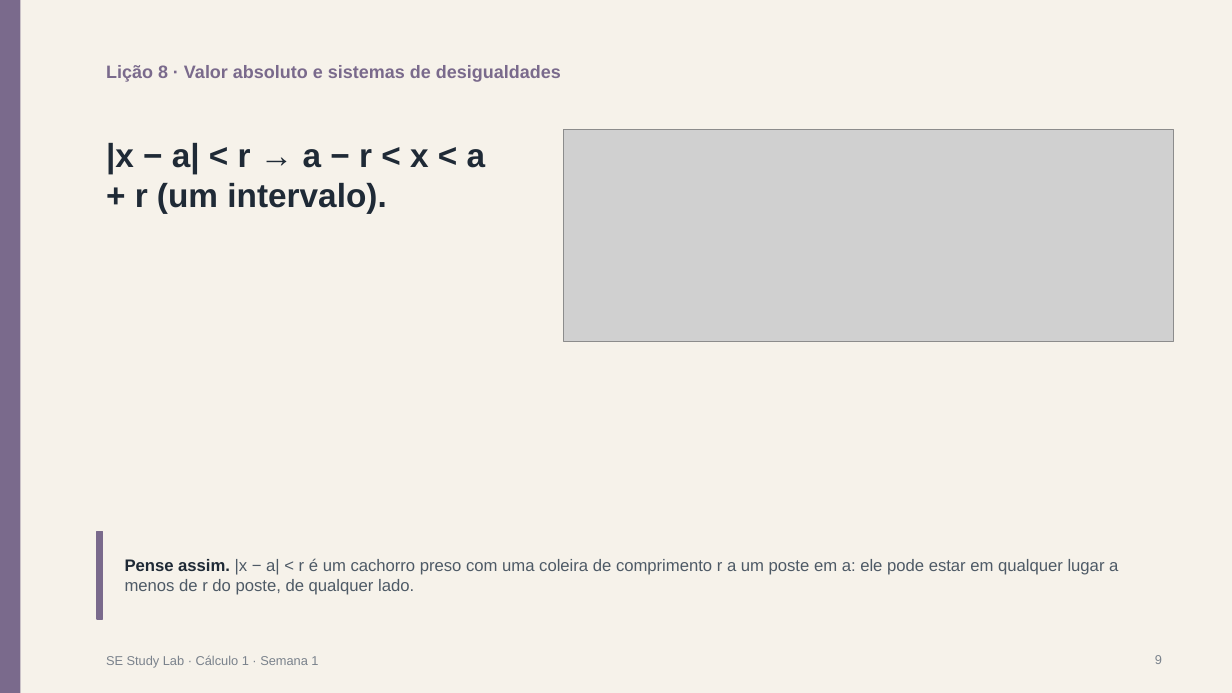
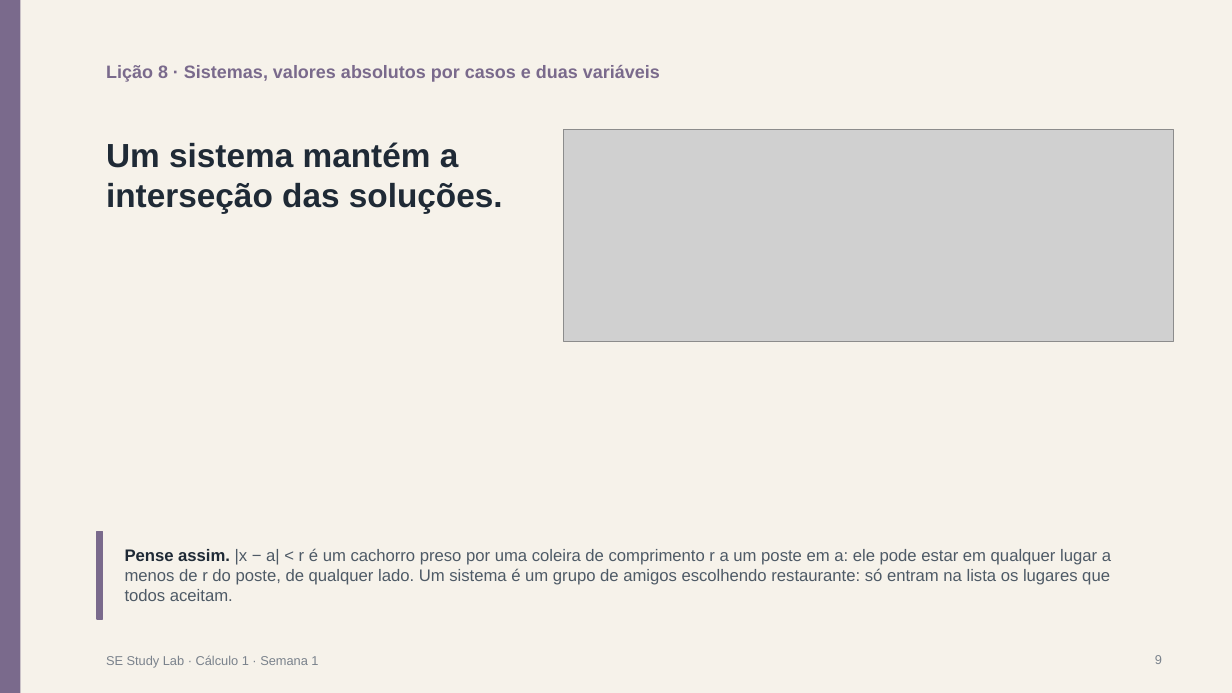
Before and after one commit to jdswe/se-study-lab, a slide deck: slide 9 of public/downloads/pt/y1-t1-m3-calc-w1/slides.pptx. Drawn at 1232x693 pixels with LibreOffice and Linux fonts; fonts in the diff are those of the drawing; grey boxes stand for pictures. Boxes give left, top, right and bottom in pixels: in the first picture for what was removed or moved away, otherwise in the second. Text is boxed around its words. In the diff, an @@ line names an element or a change of style, - is before the commit and + after.

```diff
--- a/public/downloads/pt/y1-t1-m3-calc-w1/slides.pptx
+++ b/public/downloads/pt/y1-t1-m3-calc-w1/slides.pptx
@@ text at bbox=[106, 65, 660, 82]: text changed @@
-Lição 8 · Valor absoluto e sistemas de desigualdades
+Lição 8 · Sistemas, valores absolutos por casos e duas variáveis
@@ text at bbox=[106, 142, 503, 213]: text changed @@
-|x − a| < r → a − r < x < a + r (um intervalo).
+Um sistema mantém a interseção das soluções.
@@ text at bbox=[125, 548, 1111, 601]: text changed @@
-Pense assim. |x − a| < r é um cachorro preso com uma coleira de comprimento r a um poste em a: ele pode estar em qualquer lugar a menos de r do poste, de qualquer lado.
+Pense assim. |x − a| < r é um cachorro preso por uma coleira de comprimento r a um poste em a: ele pode estar em qualquer lugar a menos de r do poste, de qualquer lado. Um sistema é um grupo de amigos escolhendo restaurante: só entram na lista os lugares que todos aceitam.
```
Also in this commit, not shown: 8 other slides changed, 2 slides added, 2 slides removed, 47 other files.
